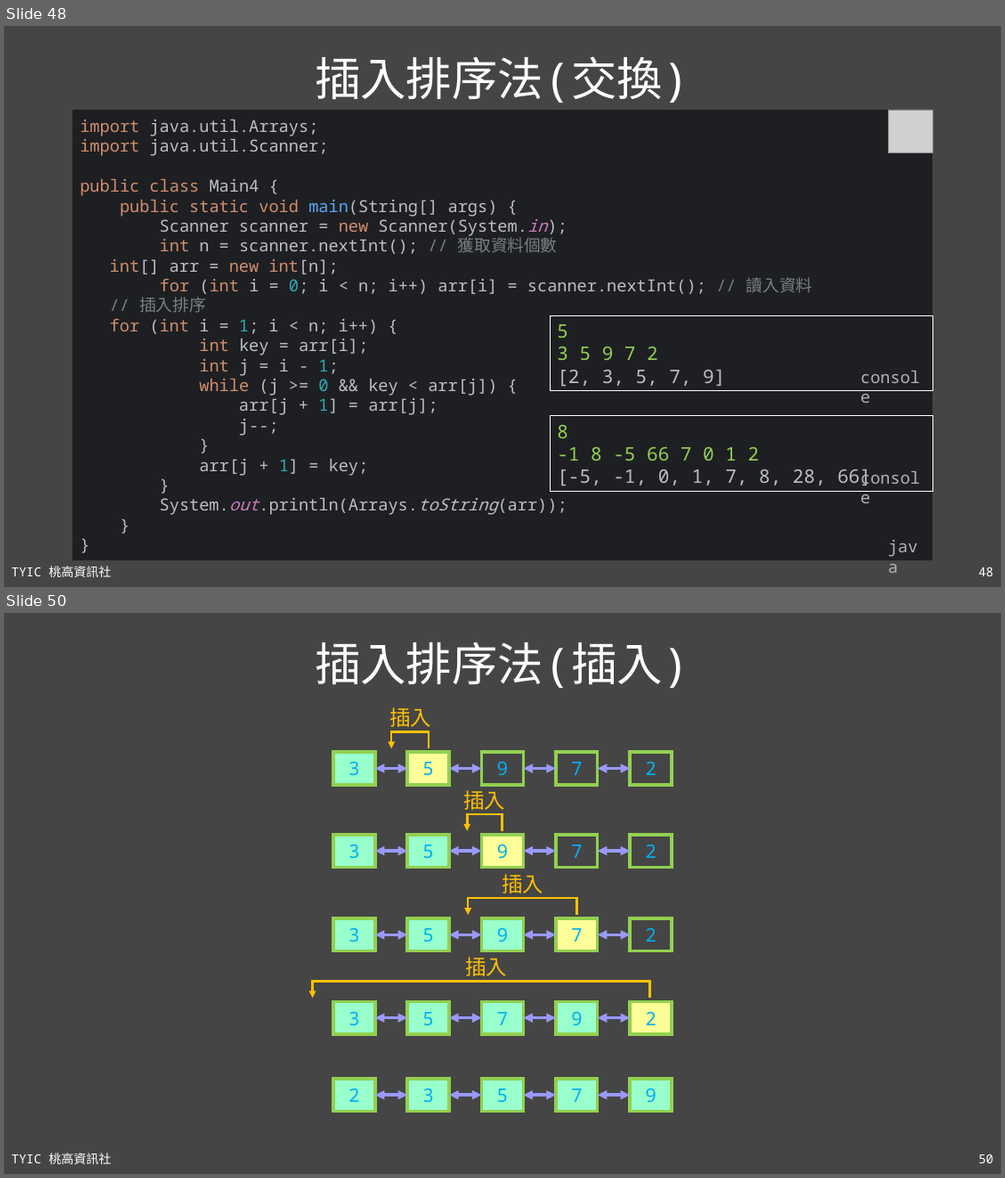
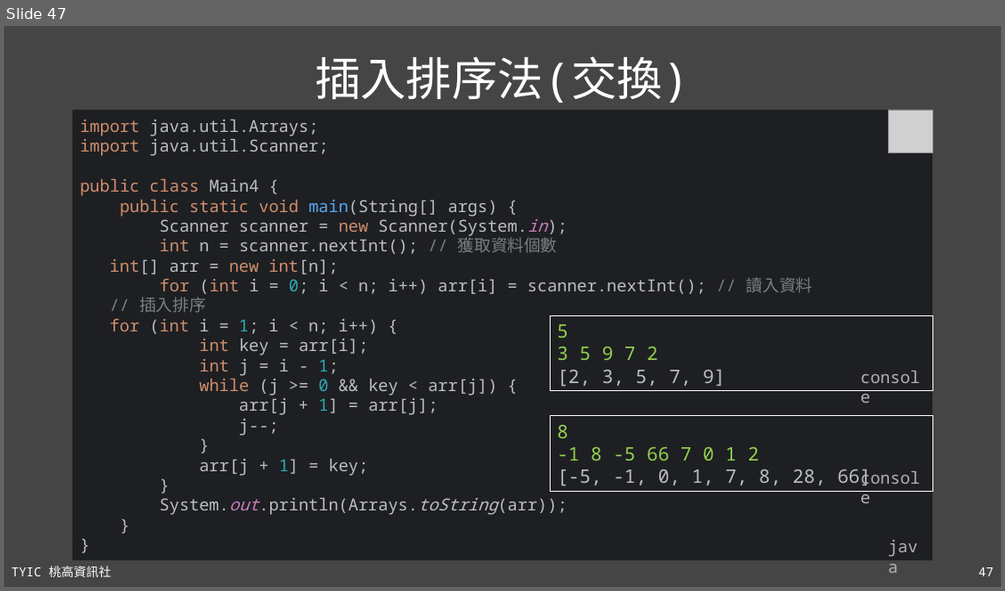
Before and after one commit to TYSHIC/slides, a slide deck: ppt/20_基礎資料結構與演算法.pptx. Shown one above the other, each under a label of ours: slides 48 and 50 before the commit, slide 47 after it; the slides between them are not shown. The pictures are 1005x1178 and 1005x591 pixels, drawn with LibreOffice and Linux fonts; fonts in the diff are those of the drawing; grey boxes stand for pictures. Boxes give left, top, right and bottom in pixels: in the first picture for what was removed or moved away, otherwise in the second. Text is boxed around its words. In the diff, an @@ line names an element or a change of style, - is before the commit and + after.

```diff
--- a/ppt/20_基礎資料結構與演算法.pptx
+++ b/ppt/20_基礎資料結構與演算法.pptx
@@ slide 50 removed at (x1=4, y1=613, x2=1001, y2=1174), background #454545; not listed: 2 template elements that a slide beside it also shows @@
@@ title removed at (x1=315, y1=641, x2=689, y2=688) @@
-插入排序法(插入)
@@ group removed at (x1=389, y1=707, x2=431, y2=748): 2 lines, 1 text, 1 arrow @@
-插入
@@ group removed at (x1=333, y1=752, x2=672, y2=785): 5 rectangles, 4 double arrows @@
-3
-5
-9
-7
-2
@@ group removed at (x1=463, y1=790, x2=505, y2=831): 2 lines, 1 text, 1 arrow @@
-插入
@@ group removed at (x1=333, y1=835, x2=672, y2=868): 5 rectangles, 4 double arrows @@
-3
-5
-9
-7
-2
@@ group removed at (x1=468, y1=874, x2=577, y2=915): 2 lines, 1 text, 1 arrow @@
-插入
@@ group removed at (x1=333, y1=918, x2=672, y2=951): 5 rectangles, 4 double arrows @@
-3
-5
-9
-7
-2
@@ group removed at (x1=313, y1=957, x2=651, y2=998): 2 lines, 1 text, 1 arrow @@
-插入
@@ group removed at (x1=333, y1=1001, x2=672, y2=1034): 5 rectangles, 4 double arrows @@
-3
-5
-7
-9
-2
@@ group removed at (x1=333, y1=1078, x2=672, y2=1111): 5 rectangles, 4 double arrows @@
-2
-3
-5
-7
-9
@@ what was slide 48 is now slide 47 @@
@@ page number at (x1=979, y1=567, x2=994, y2=576): text changed @@
-48
+47
```
Also in this commit, not shown: 1 slide changed, 3 other slides removed, 3 other files.
